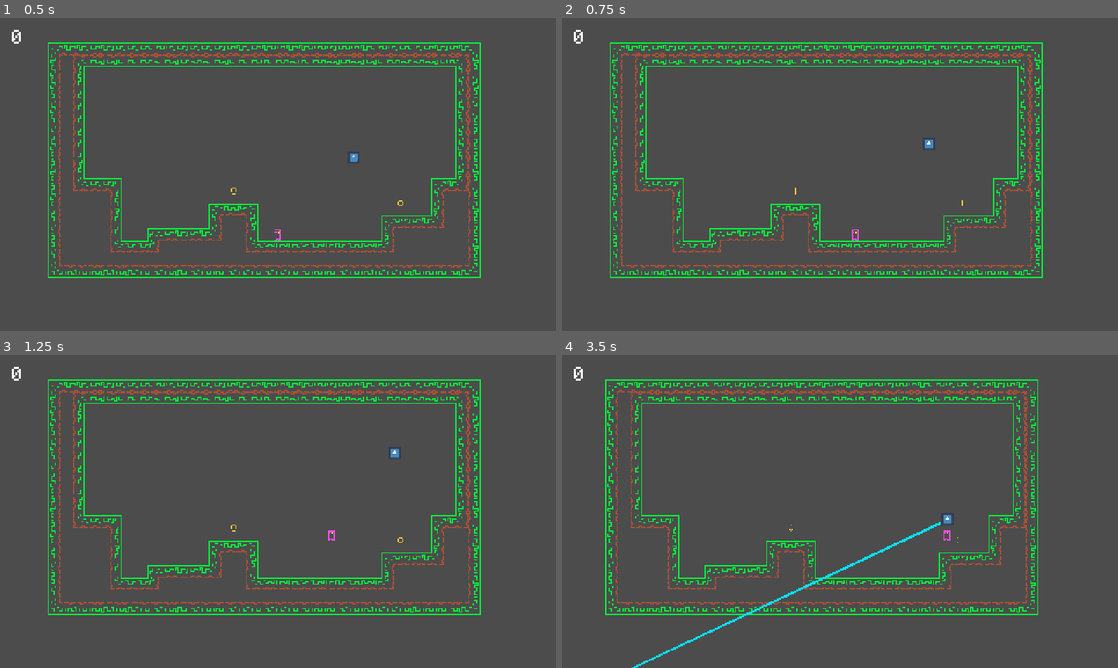
Above: before the commit, frames 1-4 (two rows, left to right).
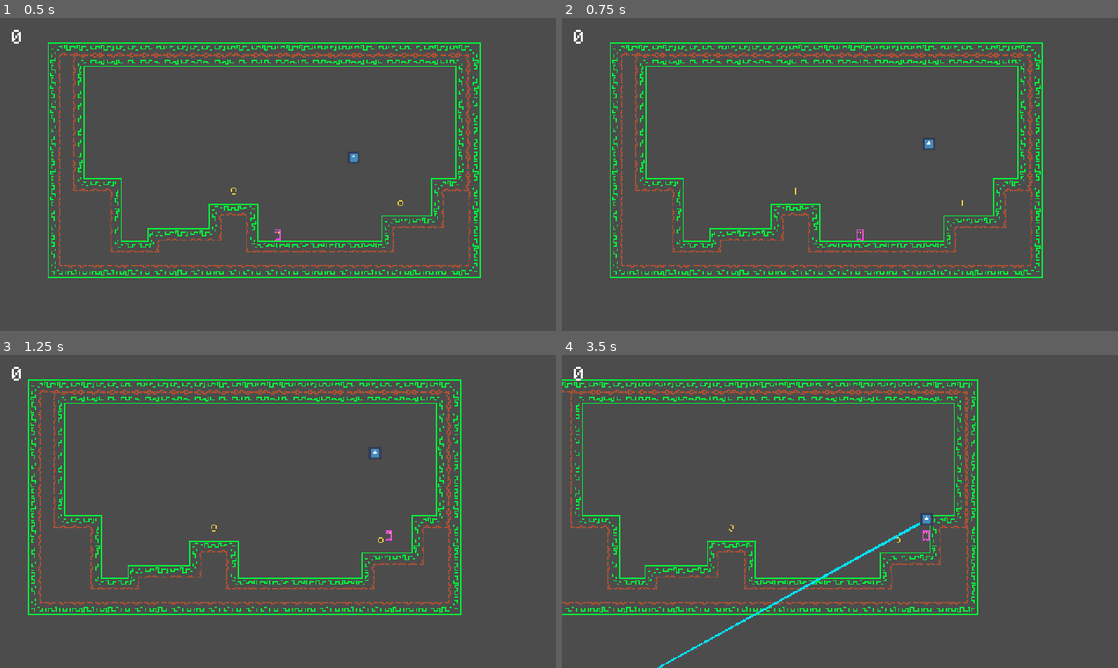
Above: after the commit, the same moments.

Repository: kmatt10/ret_plat_tut
Game: Godot game, scene res://levels/Level01.tscn
Two runs of this game, one before a commit and one after it. Both use one fixed random seed, a clock stepped at 60 frames per second and the inputs below. The engine's default icon, where the game draws it, is replaced by a stand-in: a white triangle on a blue panel in a dark square. Sound files missing from this copy of the repository are replaced by a short silence.
Inputs (mouse positions are in pixels of both pictures, inside the frame that each line leads up to):
- Up to frame 1 (0.5 s): no input
- Up to frame 2 (0.75 s): move the mouse to (962, 158) at 0.52 s; hold D (move_right) from 0.53 s (still down); hold Left (aim_left) from 0.53 s (still down)
- Up to frame 3 (1.25 s): keep holding D (move_right); keep holding Left (aim_left); tap W (jump) at 0.77 s
- Up to frame 4 (3.5 s): move the mouse to (728, 527) at 1.27 s; release Left (aim_left) at 1.28 s; tap Right (aim_right) at 1.35 s; tap W (jump) at 1.52, 3.02 s; move the mouse to (895, 442) at 2.02 s; release D (move_right) at 2.03 s; hold A (move_left) 2.03-2.78 s; hold Up (aim_up) 2.03-2.78 s; move the mouse to (812, 574) at 2.77 s; hold D (move_right) from 2.78 s (still down); tap Space (throw) at 2.85 s

Frame 1 is identical in both runs. In frame 2, less than 0.1% of the frame differs, in the area x 52-55%, y 67-72%; in frame 3, 7.2%; in frame 4, 8.0%, in the area x 0-86%, y 7-100%.

Commit message:
Added friction
Friction added to movement using lerp. Need to fine tune the acceleration and friction. Also need to solve issue with jumping increasing the overall movement

Diff:
--- a/player/Player.gd
+++ b/player/Player.gd
@@ -1,7 +1,10 @@
 extends KinematicBody2D
 
 export var move_speed := 100
+export var MAX_SPEED := 300
+export var acceleration := 100
 export var gravity := 2000
+export var friction := .2
 export var jump_speed := 550
 
 var velocity := Vector2.ZERO
@@ -13,15 +16,16 @@
 	return launch_vec.normalized()
 
 func _physics_process(delta: float) -> void:
-	# reset horizontal velocity
-	velocity.x = 0
+	#TODO: Add momentum to movement
 
 	#---button actions---
 	# set horizontal velocity
 	if Input.is_action_pressed("move_right"):
-		velocity.x += move_speed
+		if velocity.x < MAX_SPEED:
+			velocity.x += acceleration
 	if Input.is_action_pressed("move_left"):
-		velocity.x -= move_speed
+		if velocity.x > -MAX_SPEED:
+			velocity.x -= acceleration
 	# set launch angle
 	if Input.is_action_pressed("aim_right"):
 		launch_vec = (launch_vec + Vector2.RIGHT*2).normalized()
@@ -40,6 +44,10 @@
 	# player always has downward velocity
 	velocity.y += gravity * delta
 
+	# apply friction
+	if is_on_floor():
+		velocity.x = lerp(velocity.x,0,friction)
+
 	# jump will happen on the next frame
 	if Input.is_action_just_pressed("jump"):
 		if is_on_floor():
@@ -47,6 +55,7 @@
 
 	# actually move the player
 	velocity = move_and_slide(velocity, Vector2.UP)
+	print(velocity)
 
 func _process(delta: float) -> void:
 	change_animation()
--- a/player/Player.tscn
+++ b/player/Player.tscn
@@ -54,6 +54,8 @@
 
 [node name="Player" type="KinematicBody2D"]
 script = ExtResource( 1 )
+acceleration = 70
+friction = 0.3
 
 [node name="AnimatedSprite" type="AnimatedSprite" parent="."]
 frames = SubResource( 8 )
